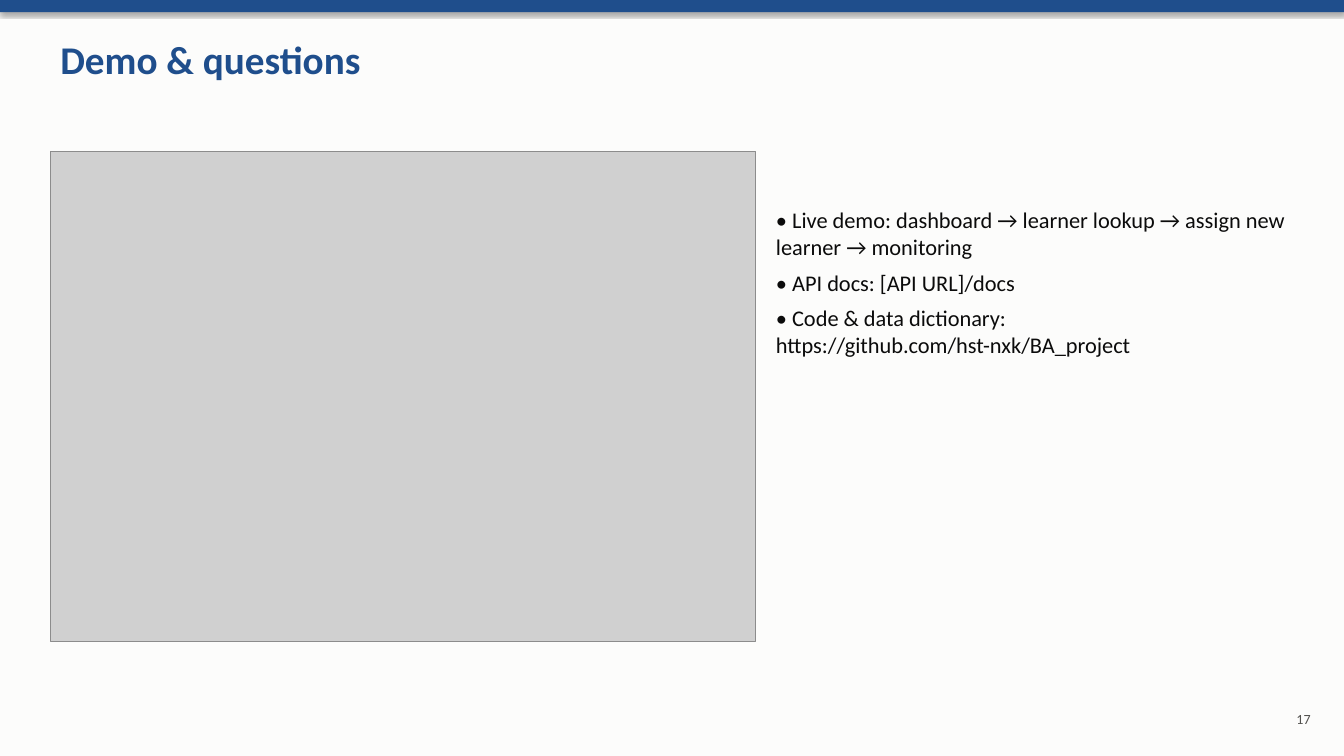
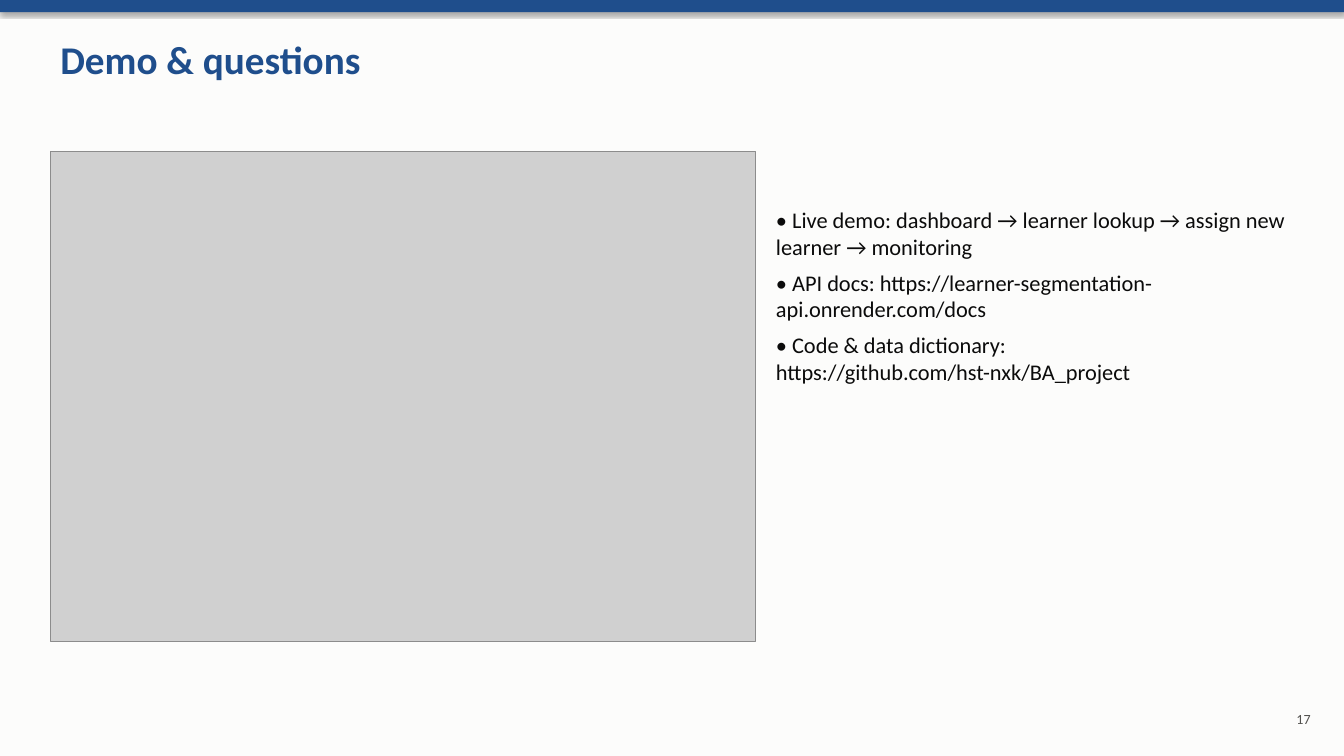
Before and after one commit to hst-nxk/BA_project, a slide deck: slide 17 of reports/Final_Presentation.pptx. Drawn at 1344x756 pixels with LibreOffice and Linux fonts; fonts in the diff are those of the drawing; grey boxes stand for pictures. Boxes give left, top, right and bottom in pixels: in the first picture for what was removed or moved away, otherwise in the second. Text is boxed around its words. In the diff, an @@ line names an element or a change of style, - is before the commit and + after.

Commit message:
Pin Python 3.11.9 for Render; add live URLs to docs, report and slides

```diff
--- a/reports/Final_Presentation.pptx
+++ b/reports/Final_Presentation.pptx
@@ text at [776, 275, 1152, 321]: text changed @@
-• API docs: [API URL]/docs
+• API docs: https://learner-segmentation-api.onrender.com/docs
```
Also in this commit, not shown: 1 other slide changed, 25 other files.
